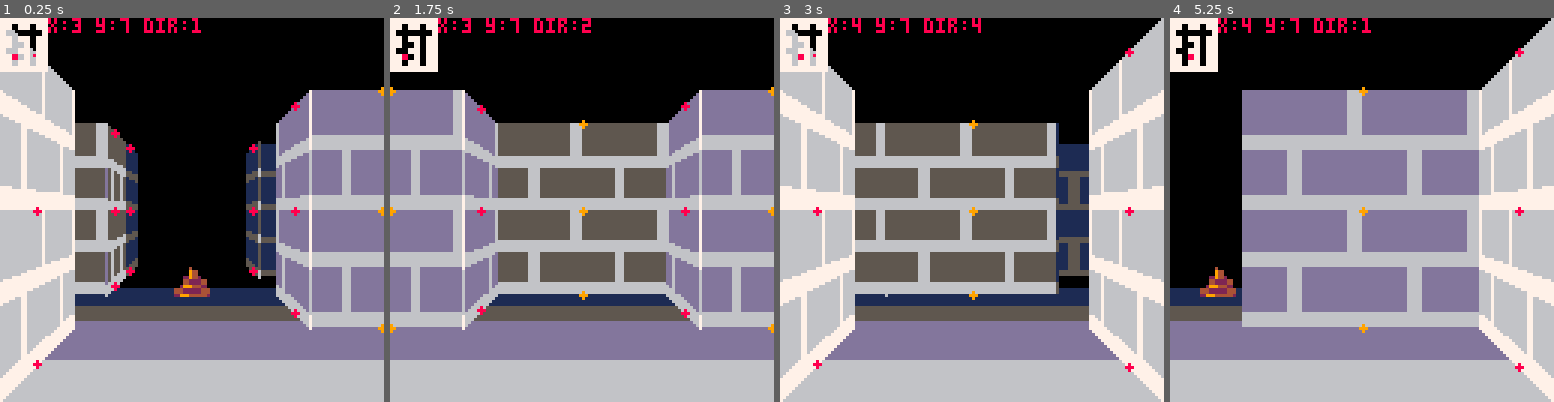
Above: before the commit, frames 1-4 (left to right).
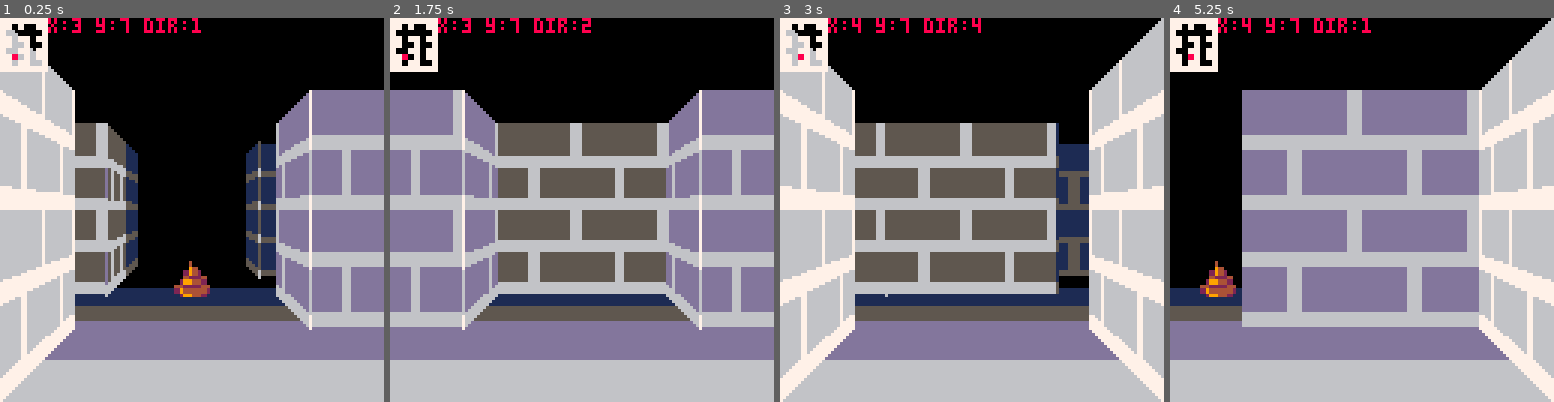
Above: after the commit, the same moments.

Repository: b4dr1ck/Pico8
Game: PICO-8 cartridge 3d_dungeon.p8
Two runs of this game, one before a commit and one after it. Both use one fixed random seed, a clock stepped at 60 frames per second and the inputs below.
Inputs (mouse positions are in pixels of both pictures, inside the frame that each line leads up to):
- Up to frame 1 (0.25 s): no input
- Up to frame 2 (1.75 s): click (670, 121) at 0.67 s; click (436, 267) at 1.22 s; hold Right from 1.6 s (still down)
- Up to frame 3 (3 s): click (887, 114) at 1.77 s; release Right at 2.1 s; hold Up 2.15-2.42 s; click (952, 259) at 2.32 s; hold Right from 2.47 s (still down); click (1014, 106) at 2.87 s
- Up to frame 4 (5.25 s): release Right at 3.03 s; hold Left 3.08-3.58 s; click (1465, 256) at 3.42 s; hold Down 3.63-3.97 s; click (1231, 102) at 3.97 s; hold Right 4.02-4.68 s; click (1292, 248) at 4.52 s; hold Up 4.73-5.03 s; click (1354, 94) at 5.07 s; hold Left from 5.08 s (still down)

The runs differ from the first frame. In frame 1, 1.0% of the frame differs, in the area x 6-100%, y 1-92%; in frame 2, 0.5%; in frame 3, 0.3%; in frame 4, 0.7%.

Commit message:
CHANGE: 3d_dungeon: placeholder deaktiviert und ein paar code-cleanups

Diff:
--- a/3d_dungeon.p8
+++ b/3d_dungeon.p8
@@ -3,7 +3,7 @@
 __lua__
 
 function _init()
-	poke(0x5f2d,0x1) -- mouse
+	--poke(0x5f2d,0x1) -- mouse
 
  cy=64 						-- horizon
  h0,h1=64,18 -- half height: near/far edge
@@ -13,23 +13,23 @@
 
  leveldesign=[[
 11111111
-11011011
+11010011
 10000001
 11011011
-11001011
+11001001
 10011011
 11001011
-11011011
+11011001
 11111111
 ]]
 	mapdata=create_level_map(leveldesign)
 	mapdata[5][3]["floor"] = 5
+	mapdata[3][4]["floor"] = 6
 	player={
 		x=3,
 		y=7,
 		dir=1,
 	}
-
 	vectors = {
 	  {c={0,-1},l={-1,0},r={1,0}},
 	  {c={1,0}, l={0,-1},r={0,1}},
@@ -40,8 +40,8 @@
 end
 
 function _update60()
- mousex=stat(32)
- mousey=stat(33)
+ --mousex=stat(32)
+ --mousey=stat(33)
 
  -- player movement
  if btnp(➡️) then
@@ -94,7 +94,6 @@
   local rx=cx + vectors[player.dir].r[1]
   local ry=cy + vectors[player.dir].r[2]
 
-  printh(#mapdata)
   -- check bounds and render walls
   if cx >= 1 and
   			cx <= #mapdata[1] and
@@ -198,11 +197,11 @@
 	end
 
 	-- object
-	local x=ceil(x0+(x1-x0)/2)
-	local y=127-x
-	circfill(x,y,1,8)
-	circfill(x,64,1,8)
-	circfill(x,x,1,8)
+--	local x=ceil(x0+(x1-x0)/2)
+--	local y=127-x
+--	circfill(x,y,1,8)
+--	circfill(x,64,1,8)
+--	circfill(x,x,1,8)
 end
 
 -- frontwall(zindex,dir,texture_x,texture_y)
@@ -237,19 +236,19 @@
 	end
 
 	-- object
-	 if dir == 1 then
-  	circfill(zindex*8,cy+h,1,9)
-  	circfill(zindex*8,64,1,9)
-  	circfill(zindex*8,cy-h,1,9)
-		elseif dir == -1 then
-  	circfill(127-zindex*8,cy+h,1,9)
-  	circfill(127-zindex*8,64,1,9)
-  	circfill(127-zindex*8,cy-h,1,9)
-		elseif dir == 0 then
-  	circfill(64,cy+h,1,9)
-  	circfill(64,64,1,9)
-  	circfill(64,cy-h,1,9)
-		end
+--	 if dir == 1 then
+--  	circfill(zindex*8,cy+h,1,9)
+--  	circfill(zindex*8,64,1,9)
+--  	circfill(zindex*8,cy-h,1,9)
+--		elseif dir == -1 then
+--  	circfill(127-zindex*8,cy+h,1,9)
+--  	circfill(127-zindex*8,64,1,9)
+--  	circfill(127-zindex*8,cy-h,1,9)
+--		elseif dir == 0 then
+--  	circfill(64,cy+h,1,9)
+--  	circfill(64,64,1,9)
+--  	circfill(64,cy-h,1,9)
+--		end
 end
 
 --	floor(zindex,dir,sprite)
@@ -266,6 +265,8 @@
 	local size=max(1,flr(8/depth))
 	local y=(cy-2)+scale
 	local x=cx
+	local sx=(sprite%16)*8
+	local sy=flr(sprite/16)*8
 
 	if dir == 1 then
 		x=zindex*8
@@ -274,8 +275,6 @@
 	end
 
 	--circfill(x,y,1,10)
-	local sx=(sprite%16)*8
-	local sy=flr(sprite/16)*8
 	sspr(sx,sy,8,8,x-size/2,y-size/2,size,size)
 end
 
@@ -322,14 +321,14 @@
 end
 
 __gfx__
-0000000066666667ddddddd655555556111111150000000008800082000000000000000000000000000000000000000000000000000000000000000000000000
-0000000066666667ddddddd655555556111111150004000028e80888000000000000000000000000000000000000000000000000000000000000000000000000
-0070070066666667ddddddd65555555611111115000940008e7e8888000000000000000000000000000000000000000000000000000000000000000000000000
-00077000777777776666666666666666555555550029420088e88888000000000000000000000000000000000000000000000000000000000000000000000000
-0007700066676666ddd6dddd55565555111511110042224008888880000000000000000000000000000000000000000000000000000000000000000000000000
-0070070066676666ddd6dddd55565555111511110299442002888820000000000000000000000000000000000000000000000000000000000000000000000000
-0000000066676666ddd6dddd55565555111511114422224400888800000000000000000000000000000000000000000000000000000000000000000000000000
-00000000777777776666666666666666555555552994444200088000000000000000000000000000000000000000000000000000000000000000000000000000
+0000000066666667ddddddd655555556111111150004000008800082000000000000000000000000000000000000000000000000000000000000000000000000
+0000000066666667ddddddd655555556111111150009400028e80888000000000000000000000000000000000000000000000000000000000000000000000000
+0070070066666667ddddddd65555555611111115002942008e7e8888000000000000000000000000000000000000000000000000000000000000000000000000
+00077000777777776666666666666666555555550042224088e88888000000000000000000000000000000000000000000000000000000000000000000000000
+0007700066676666ddd6dddd55565555111511110299442008888880000000000000000000000000000000000000000000000000000000000000000000000000
+0070070066676666ddd6dddd55565555111511114422224402888820000000000000000000000000000000000000000000000000000000000000000000000000
+0000000066676666ddd6dddd55565555111511112944444200888800000000000000000000000000000000000000000000000000000000000000000000000000
+00000000777777776666666666666666555555551299442111188111000000000000000000000000000000000000000000000000000000000000000000000000
 __map__
 0101020203030404000000000000000000000000000000000000000000000000000000000000000000000000000000000000000000000000000000000000000000000000000000000000000000000000000000000000000000000000000000000000000000000000000000000000000000000000000000000000000000000000
 0101020203030404000000000000000000000000000000000000000000000000000000000000000000000000000000000000000000000000000000000000000000000000000000000000000000000000000000000000000000000000000000000000000000000000000000000000000000000000000000000000000000000000
